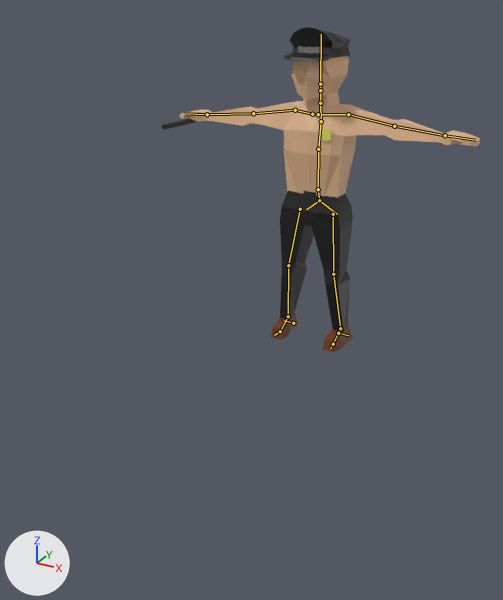
Before and after pictures for a commit that changed the Blender file TopDownRPG/Assets/Prefab/Characters/Enemy/Model/Enemy_police.blend.
Before and after are seen from a 50 mm lens placed at (10.95, -25.37, 13.75), pointed at (0.85, -7.01, 4.56). The axes (+X, +Y, +Z) are drawn at lower left. The lights are the same throughout. The bones that bend it are drawn over the model as lines.

Objects in the first picture: 'Badge', 'Baton', 'Hat', 'Pants', 'Shirt', 'Shoes'.
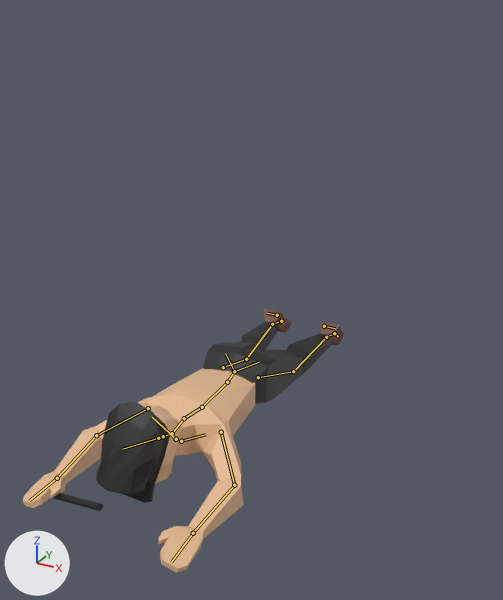
The newer file adds an action. The first version stands in its rest pose; the second is drawn at frame 25 of the action 'Death'.

What differs and where, as boxes (x1, y1, x2, y2) in the pictures (503 x 600 px):
'Shirt', posed
    before: (180, 56, 480, 198)
    after: (23, 368, 255, 573)
'Pants', posed (78% wider, 42% shorter)
    before: (280, 190, 353, 332)
    after: (203, 322, 334, 404)
'Hat', posed (10% wider, 183% taller)
    before: (284, 27, 351, 62)
    after: (96, 402, 170, 503)
'Shoes', posed (10% shorter)
    before: (271, 312, 353, 352)
    after: (264, 309, 344, 345)
'Baton', posed (42% wider, 58% taller)
    before: (162, 119, 197, 130)
    after: (53, 493, 103, 511)
'Badge', posed (not visible afterwards)
    before: (321, 129, 331, 142)
bone 'spine', root to tip
    before: (319, 200) to (318, 189)
    after: (234, 371) to (227, 382)
bone 'spine.004', root to tip
    before: (320, 103) to (320, 90)
    after: (172, 433) to (163, 436)
bone 'upper_arm.L', root to tip
    before: (348, 114) to (394, 126)
    after: (221, 432) to (234, 485)
bone 'upper_arm.R', root to tip
    before: (295, 110) to (253, 113)
    after: (148, 408) to (96, 435)

Patch to the scene script:
```diff
--- a/TopDownRPG/Assets/Prefab/Characters/Enemy/Model/Enemy_police.blend.py
+++ b/TopDownRPG/Assets/Prefab/Characters/Enemy/Model/Enemy_police.blend.py
@@ bone_spine @@
 bone_spine = bpy.data.objects['metarig'].pose.bones['spine']
-bone_spine.location = (0.0, 0.0, 0.0)
-bone_spine.rotation_quaternion = (1.0, 0.0, 0.0, 0.0)  # degrees (0, 0, 0)
+bone_spine.location = (0.0, -0.289, 1.373)
+bone_spine.rotation_quaternion = (0.707, 0.707, 0.0, 0.0)  # degrees (90, 0, 0)
@@ bone_spine_004 @@
 bone_spine_004 = bpy.data.objects['metarig'].pose.bones['spine.004']  # child of 'spine.003'
-bone_spine_004.rotation_quaternion = (1.0, 0.0, 0.0, 0.0)  # degrees (0, 0, 0)
+bone_spine_004.rotation_quaternion = (0.976, -0.219, 0.0, 0.0)  # degrees (-25, 0, 0)
@@ bone_upper_arm_l @@
 bone_upper_arm_l = bpy.data.objects['metarig'].pose.bones['upper_arm.L']  # child of 'shoulder.L'
-bone_upper_arm_l.location = (0.0, 0.0, 0.0)
+bone_upper_arm_l.location = (0.044, 0.052, 0.002)
@@ bone_upper_arm_r @@
 bone_upper_arm_r = bpy.data.objects['metarig'].pose.bones['upper_arm.R']  # child of 'shoulder.R'
-bone_upper_arm_r.location = (0.0, 0.0, 0.0)
+bone_upper_arm_r.location = (-0.044, 0.052, 0.002)
@@ bone_kneeik_l @@
 bone_kneeik_l = bpy.data.objects['metarig'].pose.bones['kneeIK.L']
-bone_kneeik_l.location = (0.0, 0.0, 0.0)
-bone_kneeik_l.rotation_quaternion = (1.0, 0.0, 0.0, 0.0)  # degrees (0, 0, 0)
+bone_kneeik_l.location = (0.0, 0.397, -0.588)
+bone_kneeik_l.rotation_quaternion = (0.707, -0.707, 0.0, 0.0)  # degrees (-90, 0, 0)
@@ bone_heelik_l @@
 bone_heelik_l = bpy.data.objects['metarig'].pose.bones['heelIK.L']
-bone_heelik_l.location = (0.0, 0.0, 0.0)
-bone_heelik_l.rotation_quaternion = (1.0, 0.0, 0.0, 0.0)  # degrees (0, 0, 0)
+bone_heelik_l.location = (0.0, -0.259, 0.045)
+bone_heelik_l.rotation_quaternion = (0.355, 0.935, 0.0, 0.0)  # degrees (138, 0, 0)
@@ bone_elbowik_l @@
 bone_elbowik_l = bpy.data.objects['metarig'].pose.bones['elbowIK.L']
-bone_elbowik_l.location = (0.0, 0.0, 0.0)
-bone_elbowik_l.rotation_quaternion = (1.0, 0.0, 0.0, 0.0)  # degrees (0, 0, 0)
+bone_elbowik_l.location = (0.344, -2.219, -1.4)
+bone_elbowik_l.rotation_quaternion = (0.707, 0.707, 0.0, 0.0)  # degrees (90, 0, 0)
@@ bone_handik_l @@
 bone_handik_l = bpy.data.objects['metarig'].pose.bones['handIK.L']
-bone_handik_l.location = (0.0, 0.0, 0.0)
-bone_handik_l.rotation_quaternion = (1.0, 0.0, 0.0, 0.0)  # degrees (0, 0, 0)
+bone_handik_l.location = (-0.422, -2.171, -1.477)
+bone_handik_l.rotation_quaternion = (0.74, -0.104, 0.13, -0.652)  # degrees (-19, 3, -83)
@@ bone_kneeik_r @@
 bone_kneeik_r = bpy.data.objects['metarig'].pose.bones['kneeIK.R']
-bone_kneeik_r.location = (0.0, 0.0, 0.0)
-bone_kneeik_r.rotation_quaternion = (1.0, 0.0, 0.0, 0.0)  # degrees (0, 0, 0)
+bone_kneeik_r.location = (0.0, 0.397, -0.588)
+bone_kneeik_r.rotation_quaternion = (0.707, -0.707, 0.0, 0.0)  # degrees (-90, 0, 0)
@@ bone_heelik_r @@
 bone_heelik_r = bpy.data.objects['metarig'].pose.bones['heelIK.R']
-bone_heelik_r.location = (0.0, 0.0, 0.0)
-bone_heelik_r.rotation_quaternion = (1.0, 0.0, 0.0, 0.0)  # degrees (0, 0, 0)
+bone_heelik_r.location = (0.0, -0.259, 0.045)
+bone_heelik_r.rotation_quaternion = (0.355, 0.935, 0.0, 0.0)  # degrees (138, 0, 0)
@@ bone_elbowik_r @@
 bone_elbowik_r = bpy.data.objects['metarig'].pose.bones['elbowIK.R']
-bone_elbowik_r.location = (0.0, 0.0, 0.0)
-bone_elbowik_r.rotation_quaternion = (1.0, 0.0, 0.0, 0.0)  # degrees (0, 0, 0)
+bone_elbowik_r.location = (-0.344, -2.219, -1.4)
+bone_elbowik_r.rotation_quaternion = (0.707, 0.707, 0.0, 0.0)  # degrees (90, 0, 0)
@@ bone_handik_r @@
 bone_handik_r = bpy.data.objects['metarig'].pose.bones['handIK.R']
-bone_handik_r.location = (0.0, 0.0, 0.0)
-bone_handik_r.rotation_quaternion = (1.0, 0.0, 0.0, 0.0)  # degrees (0, 0, 0)
+bone_handik_r.location = (0.422, -2.171, -1.477)
+bone_handik_r.rotation_quaternion = (0.74, -0.104, -0.13, 0.652)  # degrees (-19, -3, 83)
```
